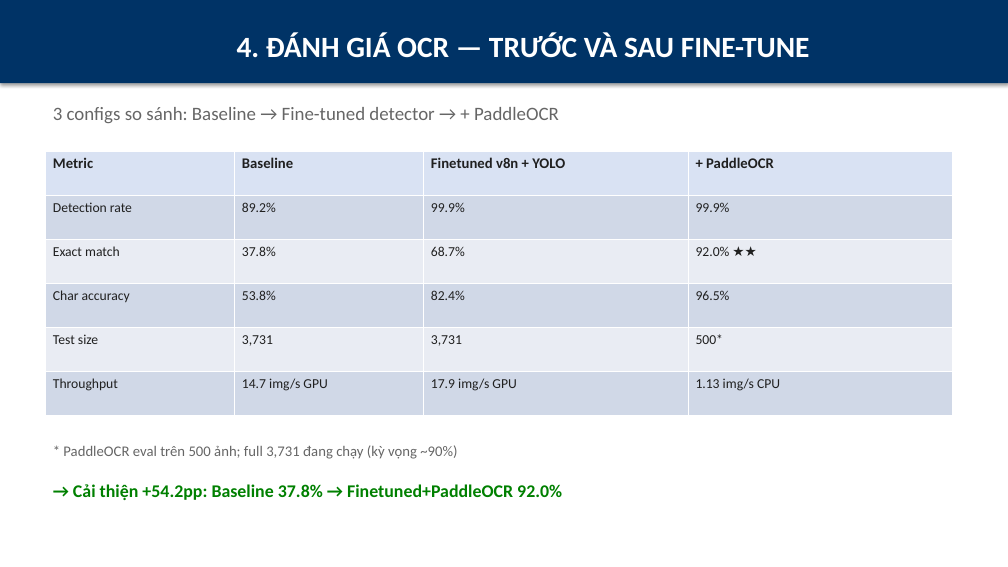
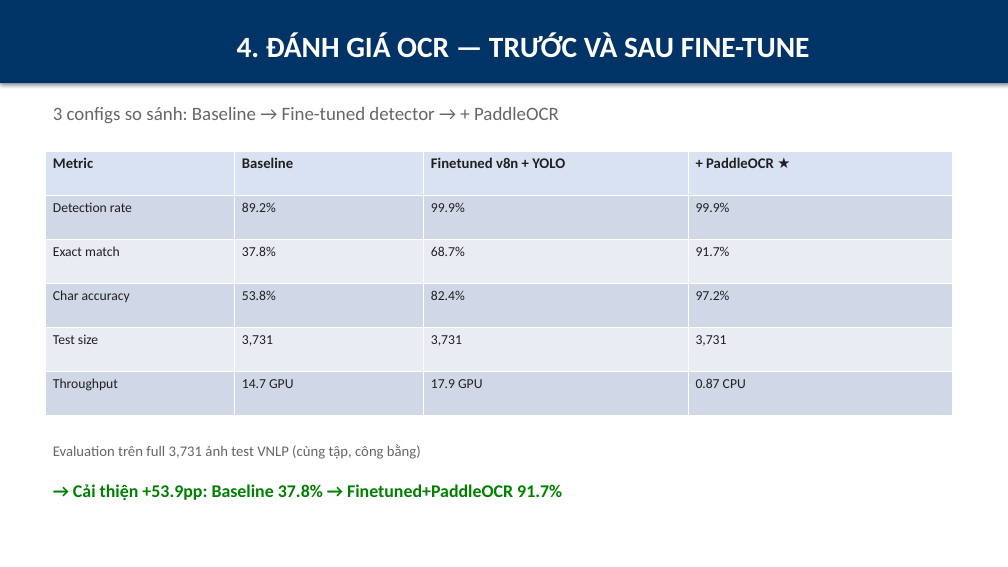
Before and after one commit to ukelele0718/bienso, a slide deck: slide 19 of slides/bao-ve-do-an.pptx. Drawn at 1008x567 pixels with LibreOffice and Linux fonts; fonts in the diff are those of the drawing. Boxes give left, top, right and bottom in pixels: in the first picture for what was removed or moved away, otherwise in the second. Text is boxed around its words. In the diff, an @@ line names an element or a change of style, - is before the commit and + after.

```diff
--- a/slides/bao-ve-do-an.pptx
+++ b/slides/bao-ve-do-an.pptx
@@ table at [45,151,953,416] @@
-row 1, column 4: + PaddleOCR
+row 1, column 4: + PaddleOCR ★
-row 3, column 4: 92.0% ★★
+row 3, column 4: 91.7%
-row 4, column 4: 96.5%
+row 4, column 4: 97.2%
-row 5, column 4: 500*
+row 5, column 4: 3,731
-row 6: Throughput | 14.7 img/s GPU | 17.9 img/s GPU | 1.13 img/s CPU
+row 6: Throughput | 14.7 GPU | 17.9 GPU | 0.87 CPU
@@ text at [53,444,421,459]: text changed @@
-* PaddleOCR eval trên 500 ảnh; full 3,731 đang chạy (kỳ vọng ~90%)
+Evaluation trên full 3,731 ảnh test VNLP (cùng tập, công bằng)
@@ text at [73,484,562,500]: text changed @@
-→ Cải thiện +54.2pp: Baseline 37.8% → Finetuned+PaddleOCR 92.0%
+→ Cải thiện +53.9pp: Baseline 37.8% → Finetuned+PaddleOCR 91.7%
```
Also in this commit, not shown: 3 other slides changed, 4 other files.
